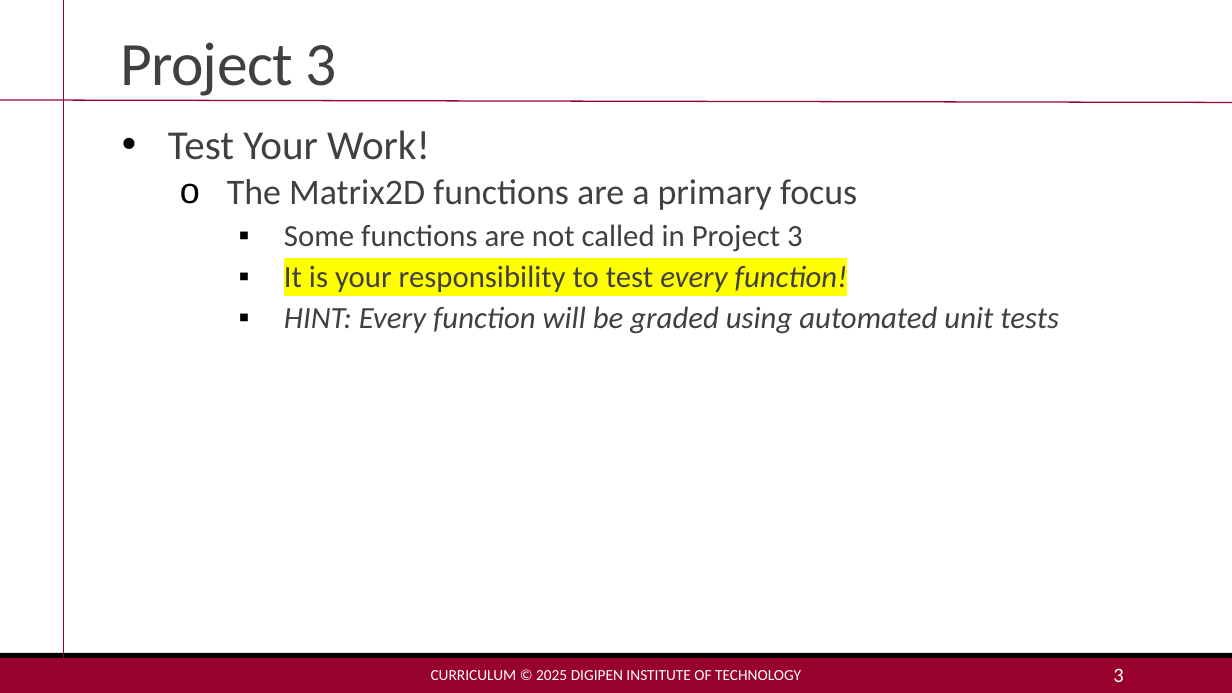
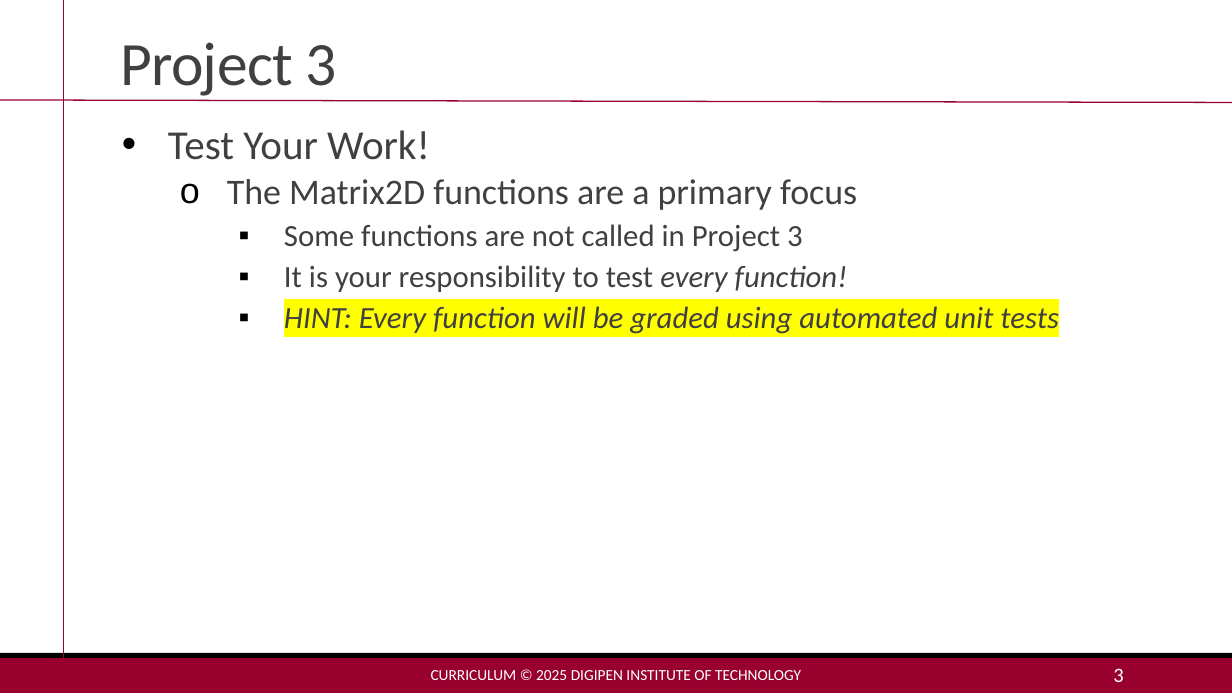
Before and after one commit to MakoJBryant/cs-230-project-game-engine, a slide deck: slide 3 of Project 3 - Lecture.pptx. Drawn at 1232x693 pixels with LibreOffice and Linux fonts; fonts in the diff are those of the drawing. Boxes give left, top, right and bottom in pixels: in the first picture for what was removed or moved away, otherwise in the second. Text is boxed around its words. In the diff, an @@ line names an element or a change of style, - is before the commit and + after.

```diff
--- a/Project 3 - Lecture.pptx
+++ b/Project 3 - Lecture.pptx
@@ text at <box>284,265,1059,334</box>: highlight #FFFF00 to none in "It is your responsibility to test every ..."; highlight none to #FFFF00 in "HINT: Every function will be graded using ..." @@
```
Also in this commit, not shown: 2 other files.
